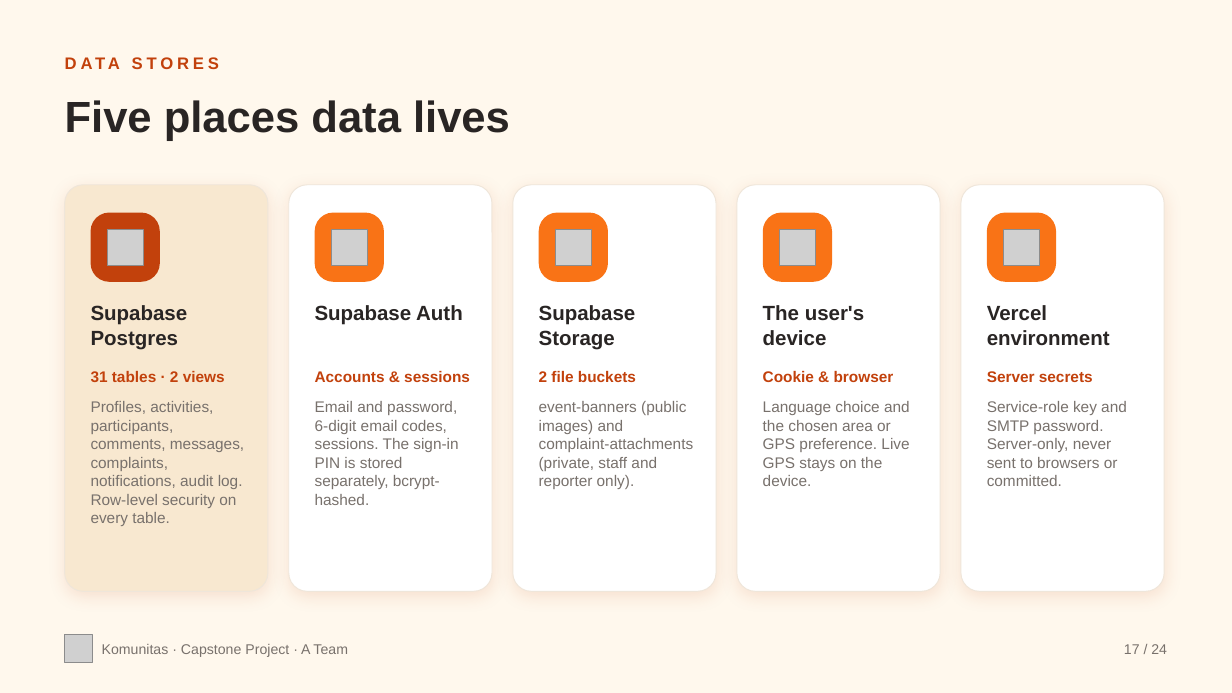
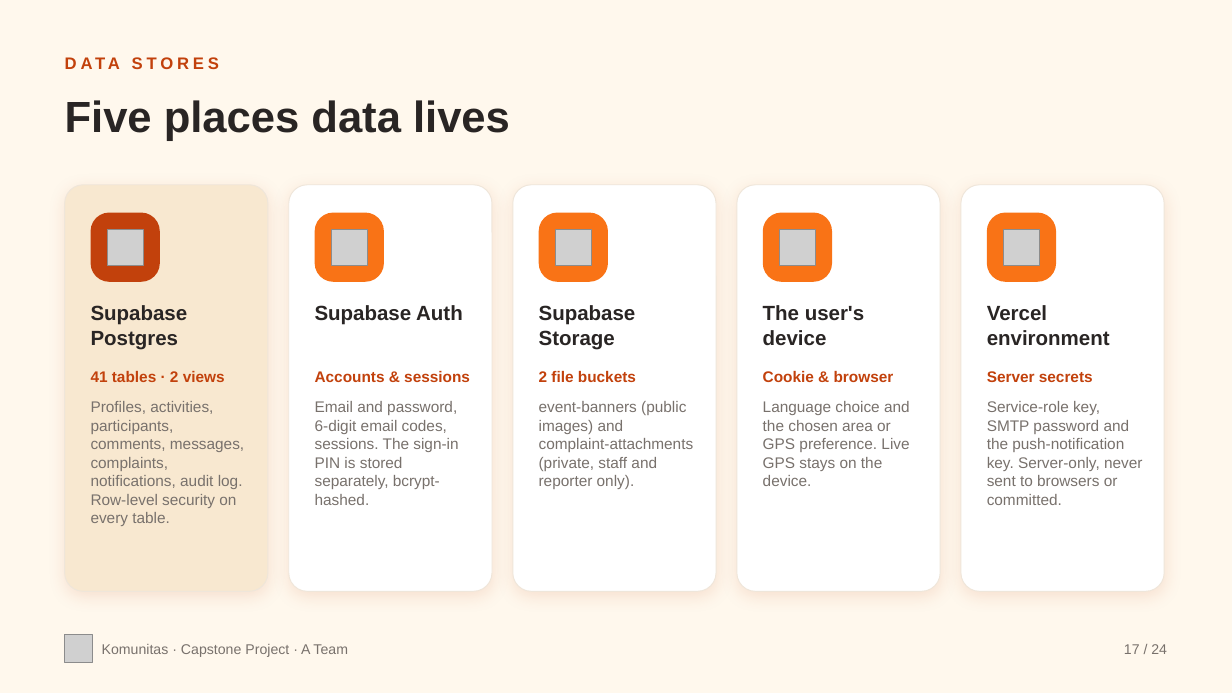
Before and after one commit to NebsPutra/Capstone-Dummy, a slide deck: slide 17 of flyer/komunitas-project-deck.pptx. Drawn at 1232x693 pixels with LibreOffice and Linux fonts; fonts in the diff are those of the drawing; grey boxes stand for pictures. Boxes give left, top, right and bottom in pixels: in the first picture for what was removed or moved away, otherwise in the second. Text is boxed around its words. In the diff, an @@ line names an element or a change of style, - is before the commit and + after.

```diff
--- a/flyer/komunitas-project-deck.pptx
+++ b/flyer/komunitas-project-deck.pptx
@@ text at (91, 371, 225, 382): text changed @@
-31 tables · 2 views
+41 tables · 2 views
@@ text at (987, 401, 1142, 505): text changed @@
-Service-role key and SMTP password. Server-only, never sent to browsers or committed.
+Service-role key, SMTP password and the push-notification key. Server-only, never sent to browsers or committed.
```
Also in this commit, not shown: 6 other slides changed, 3 other files.
